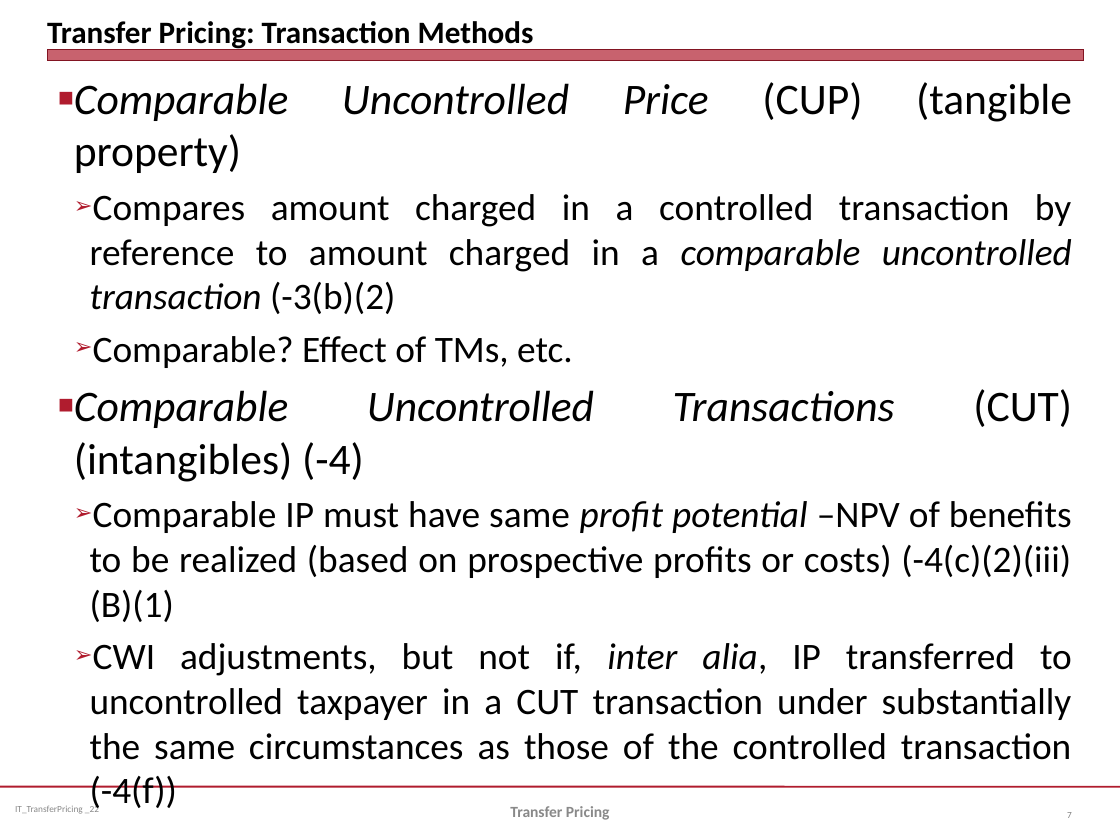
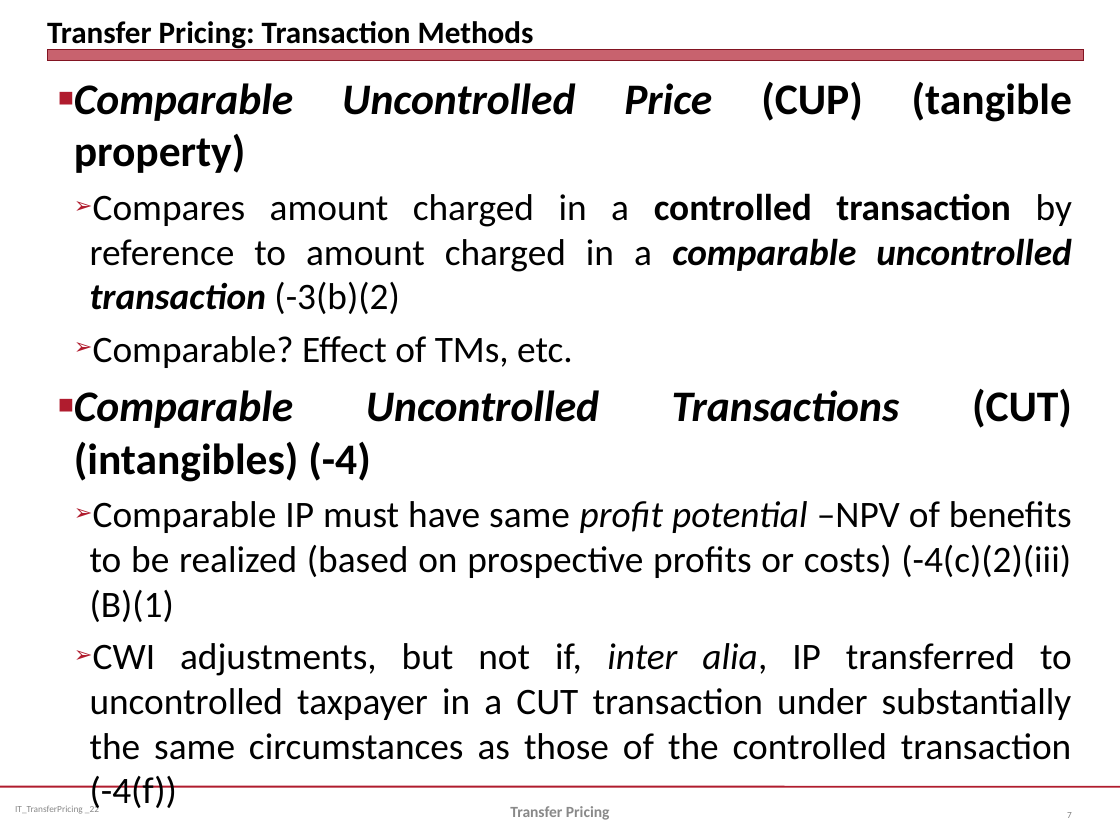
Before and after one commit to jmc877/International-Tax, a slide deck: slide 7 of slides/IT_TransferPricing_2022.pptx. Drawn at 1120x840 pixels with LibreOffice and Linux fonts; fonts in the diff are those of the drawing. Boxes give left, top, right and bottom in pixels: in the first picture for what was removed or moved away, otherwise in the second. Text is boxed around its words. In the diff, an @@ line names an element or a change of style, - is before the commit and + after.

```diff
--- a/slides/IT_TransferPricing_2022.pptx
+++ b/slides/IT_TransferPricing_2022.pptx
@@ text at (x1=74, y1=82, x2=1072, y2=428): bold on in "Comparable Uncontrolled Price (CUP) (tangible property)", "controlled transaction comparable uncontrolled transaction", "Comparable Uncontrolled Transactions (CUT) (intangibles) (-4 ..." @@
```
Also in this commit, not shown: 9 other slides changed, 2 slides removed, 1 other file.
